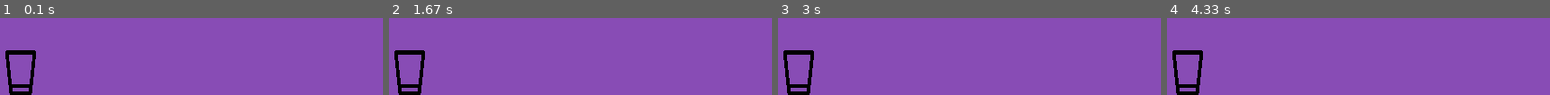
Above: before the commit, frames 1-4 (left to right).
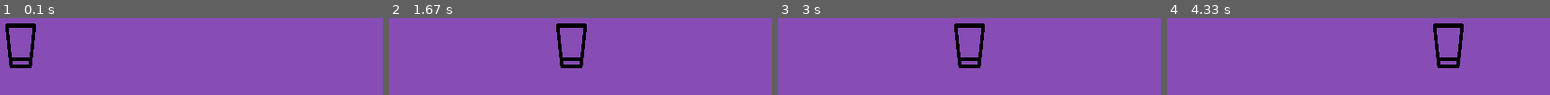
Above: after the commit, the same moments.

Repository: LuisBessa01/jogo
Game: pygame game, started from main.py
Same seed, same stepped clock (60 frames per second), same inputs: the game is played once before the commit and once after it.
Inputs:
- Up to frame 1 (0.1 s): no input
- Up to frame 2 (1.67 s): hold Right 0.33-0.8 s; hold Right 0.83-1.3 s; hold Left from 1.33 s (still down)
- Up to frame 3 (3 s): release Left at 1.87 s; hold Left 1.9-2.3 s; hold Right 2.33-2.97 s
- Up to frame 4 (4.33 s): hold Left 3-3.47 s; hold Right 3.5-3.97 s; hold Right from 4 s (still down)

The runs differ from the first frame. In frame 1, 3.3% of the frame differs, in the area x 1-10%, y 6-100%; in frame 2, 3.6%, in the area x 1-52%, y 6-100%; in frame 3, 3.6%; in frame 4, 3.6%.

Commit message:
Add: movimentação do personagem

Diff:
--- a/jogadorbla.py
+++ b/jogadorbla.py
@@ -6,14 +6,33 @@
 class Jogadorjogo:
 
     def __init__ (self, arquivo_imagem, largura_imagem, altura_imagem, posição_inicial_x, posição_inicial_y):
+        #CARACTERISTICAS FIXAS
         self.imagem = pygame.image.load(arquivo_imagem)
         self.largura = largura_imagem
         self.altura = altura_imagem
         self.x_inicial = posição_inicial_x
         self.y_inicial = posição_inicial_y
+        self.imagem = pygame.transform.scale(self.imagem, (self.largura, self.altura))
+
+        #CARACTERISTICAS MUTAVEIS
+        self.posição_x = posição_inicial_x
+        self.posição_y = posição_inicial_y
 
 
-        self.imagem = pygame.transform.scale(self.imagem, (self.largura, self.altura))
 
     def apareça (self, tela):
-        tela.blit(self.imagem, (self.x_inicial, self.y_inicial))
+        tela.blit(self.imagem, (self.posição_x, self.posição_y))
+
+    def movimento (self, esquerda, direita):
+        tecla_apertada = pygame.key.get_pressed()
+
+        if tecla_apertada [esquerda]:
+            if self.posição_x > 0:
+                self.posição_x -= 5
+            else:
+                self.posição_x = 0
+        if tecla_apertada [direita]:
+            if self.posição_x < 800:
+                self.posição_x += 5
+            else:
+                self.posição_x = 800 - self.largura
--- a/main.py
+++ b/main.py
@@ -10,7 +10,7 @@
 
 
 #JOGADOR ATRIBUTOS E TAL
-jogador = Jogadorjogo("zimagens/copo.png", 45, 50, 355, 450)
+jogador = Jogadorjogo("zimagens/copo.png", 45, 50, 355, 420)
 
 #CONFIGURAÇÃO PARA RODAR
 clock = pygame.time.Clock()
@@ -23,8 +23,11 @@
     for evento in pygame.event.get():
         if evento.type == pygame.QUIT:
             rodando = False
+    #LIMPANDO A TELA
+    tela.fill((136, 76, 181))
 
-    #JOGADOR APARECENDO
+    #JOGADOR APARECENDO e ANDANDO
+    jogador.movimento(pygame.K_LEFT, pygame.K_RIGHT)
     jogador.apareça(tela)
 
 
